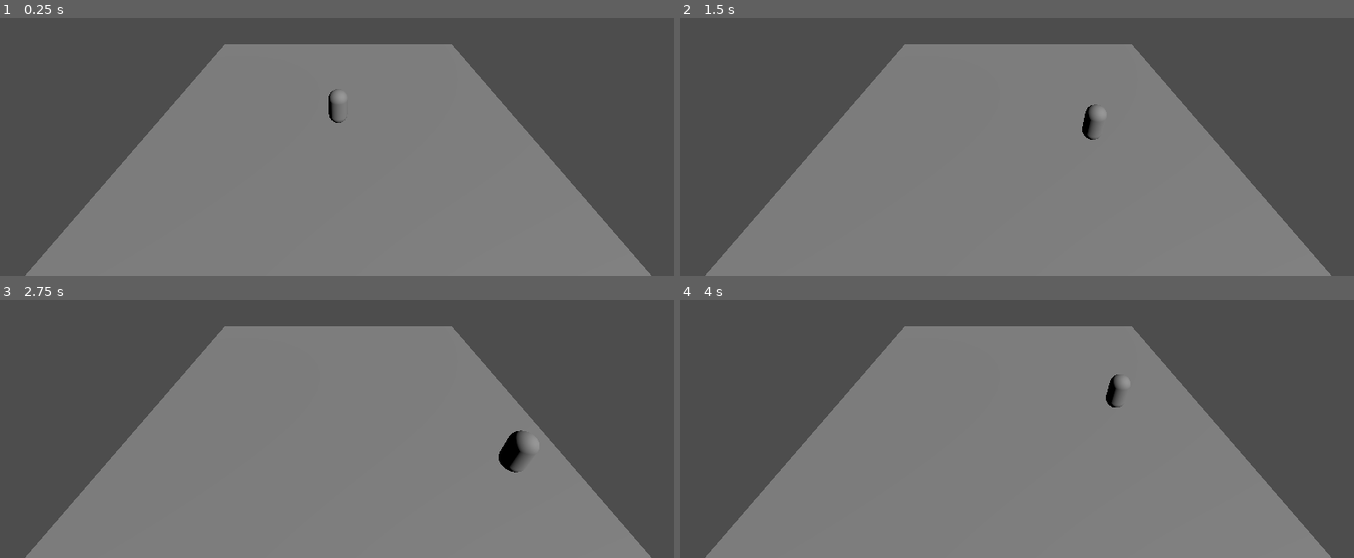
Above: before the commit, frames 1-4 (two rows, left to right).
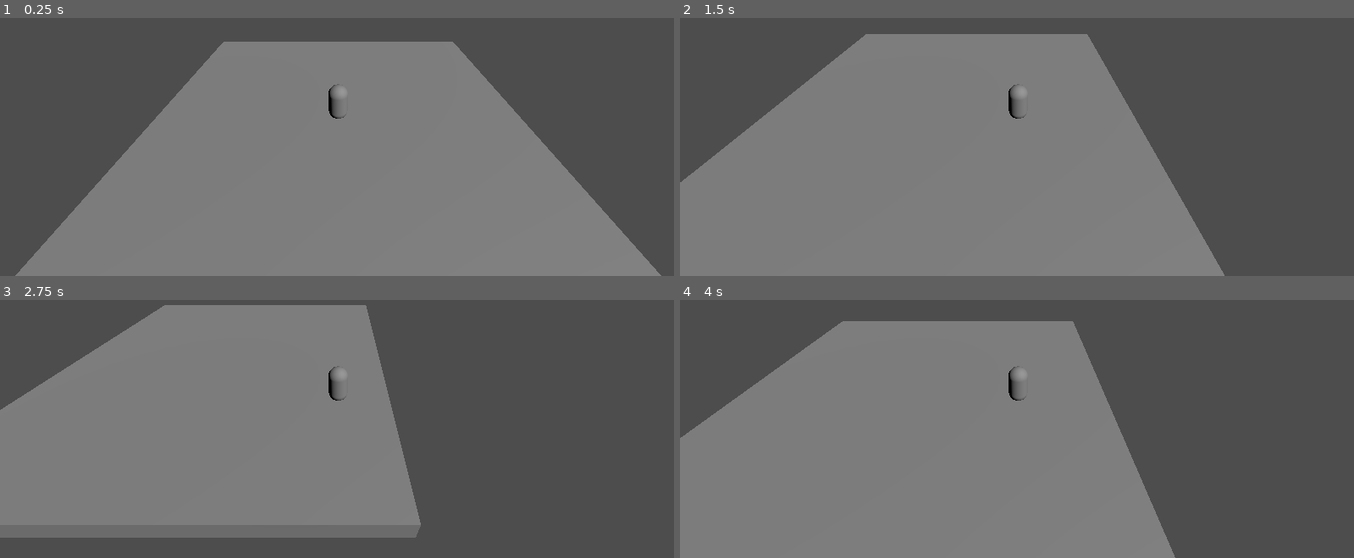
Above: after the commit, the same moments.

Repository: horangelmillan/godot_proyect
Game: Godot game, scene res://Main.tscn
The game is run twice, just before and just after one commit, with the same random seed, the same clock (stepped at 60 frames per second) and the same inputs.
Inputs:
- Up to frame 1 (0.25 s): no input
- Up to frame 2 (1.5 s): tap Enter (ui_accept) at 0.5, 0.77 s; hold Right (ui_right) 0.53-1.28 s; hold Down (ui_down) from 1.28 s (still down)
- Up to frame 3 (2.75 s): tap Enter (ui_accept) at 1.52 s; release Down (ui_down) at 2.03 s; hold Right (ui_right) from 2.03 s (still down)
- Up to frame 4 (4 s): release Right (ui_right) at 2.78 s; hold Up (ui_up) 2.78-3.53 s; tap Enter (ui_accept) at 3.02, 3.77 s; hold Left (ui_left) from 3.53 s (still down)

The runs differ from the first frame. In frame 1, 2.2% of the frame differs, in the area x 2-99%, y 9-100%; in frame 2, 21%; in frame 3, 41%, in the area x 0-97%, y 1-100%; in frame 4, 27%.

Commit message:
Link camera to character

Diff:
--- a/nuevo-proyecto-de-juego/Main.tscn
+++ b/nuevo-proyecto-de-juego/Main.tscn
@@ -35,8 +35,8 @@
 [node name="CollisionShape3D" type="CollisionShape3D" parent="Player" unique_id=533014154]
 shape = SubResource("CapsuleShape3D_uu6xs")
 
-[node name="Camera3D" type="Camera3D" parent="." unique_id=1235547738]
-transform = Transform3D(1, 0, 0, 0, 0.81915206, 0.57357645, 0, -0.57357645, 0.81915206, 0, 10, 10)
+[node name="Camera3D" type="Camera3D" parent="Player" unique_id=1235547738]
+transform = Transform3D(1, 0, 0, 0, 0.81915206, 0.57357645, 0, -0.57357645, 0.81915206, 0, 8, 10)
 
 [node name="DirectionalLight3D" type="DirectionalLight3D" parent="." unique_id=179730480]
 transform = Transform3D(0.70710677, -0.49999997, 0.49999997, 0, 0.70710677, 0.70710677, -0.70710677, -0.49999997, 0.49999997, 0, 0, 0)
